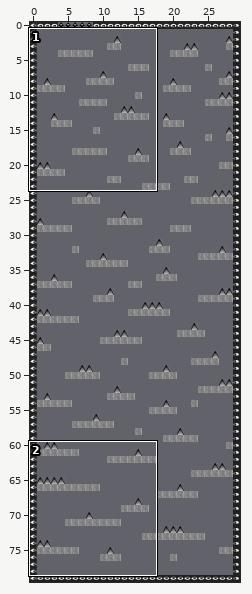
Level history. Tiled map: assets/Niveau_Depression_Tiled.tmx. The first picture is a wide view before the edit; the outline marks the close-up.
Close-up. Earlier state:
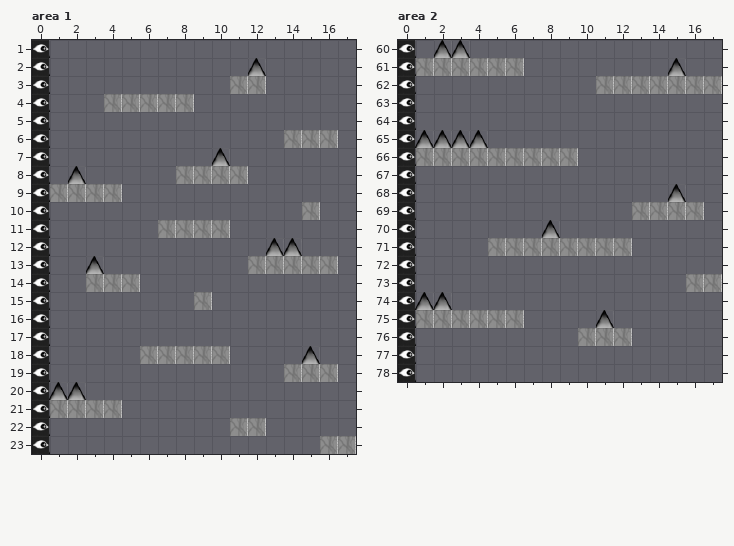
Cells are 32x32 px. Shown: area 1 x 0..17, y 1..23; area 2 x 0..17, y 60..78. The commit also changed other parts of the map, which this record leaves out. Tiles whose own drawing changed are shown in their newer look in all pictures.
New version:
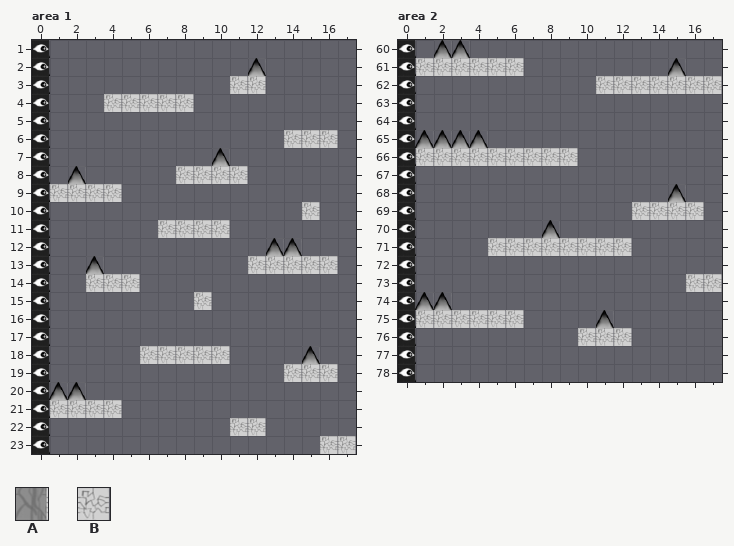
Key: from "tileset": A 3, B 4.
_ is an empty cell, . an unchanged one.
Difference:
--- layer "Plateformes", area 1
@@ x 4..12 @@
- 3 .......AA
- 4 AAAAA....
+ 3 .......BB
+ 4 BBBBB....
@@ x 14..16 @@
- 6 AAA
+ 6 BBB
@@ x 1..15 @@
- 8 .......AAAA....
- 9 AAAA...........
-10 ..............A
-11 ......AAAA.....
+ 8 .......BBBB....
+ 9 BBBB...........
+10 ..............B
+11 ......BBBB.....
@@ x 3..16 @@
-13 .........AAAAA
-14 AAA...........
-15 ......A.......
+13 .........BBBBB
+14 BBB...........
+15 ......B.......
@@ x 6..16 @@
-18 AAAAA......
-19 ........AAA
+18 BBBBB......
+19 ........BBB
@@ x 1..17 @@
-21 AAAA.............
-22 ..........AA.....
-23 ...............AA
+21 BBBB.............
+22 ..........BB.....
+23 ...............BB
--- layer "Plateformes", area 2
@@ x 1..17 @@
-61 AAAAAA...........
-62 ..........AAAAAAA
+61 BBBBBB...........
+62 ..........BBBBBBB
@@ x 1..9 @@
-66 AAAAAAAAA
+66 BBBBBBBBB
@@ x 13..16 @@
-69 AAAA
+69 BBBB
@@ x 5..12 @@
-71 AAAAAAAA
+71 BBBBBBBB
@@ x 16..17 @@
-73 AA
+73 BB
@@ x 1..12 @@
-75 AAAAAA......
-76 .........AAA
+75 BBBBBB......
+76 .........BBB
